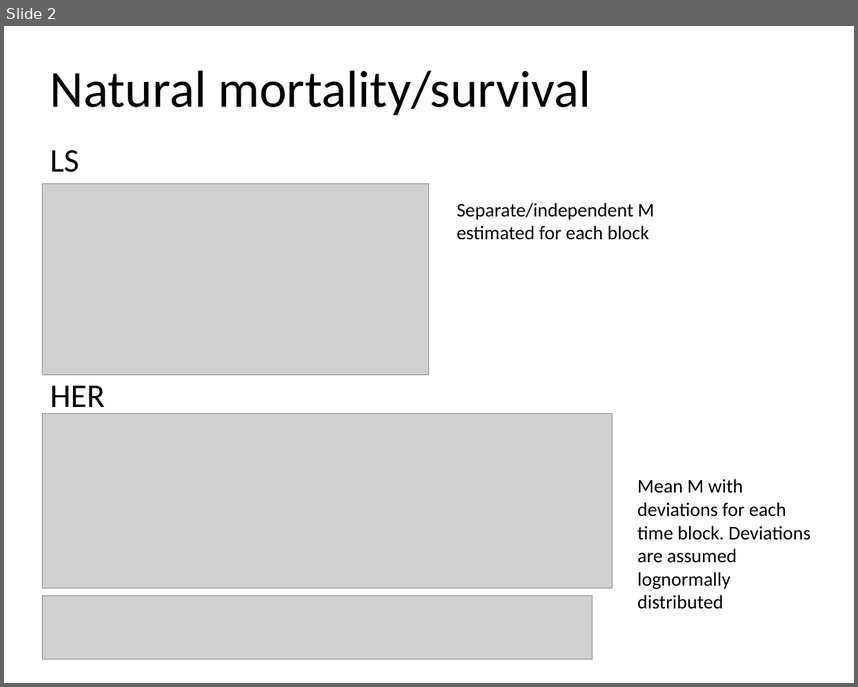
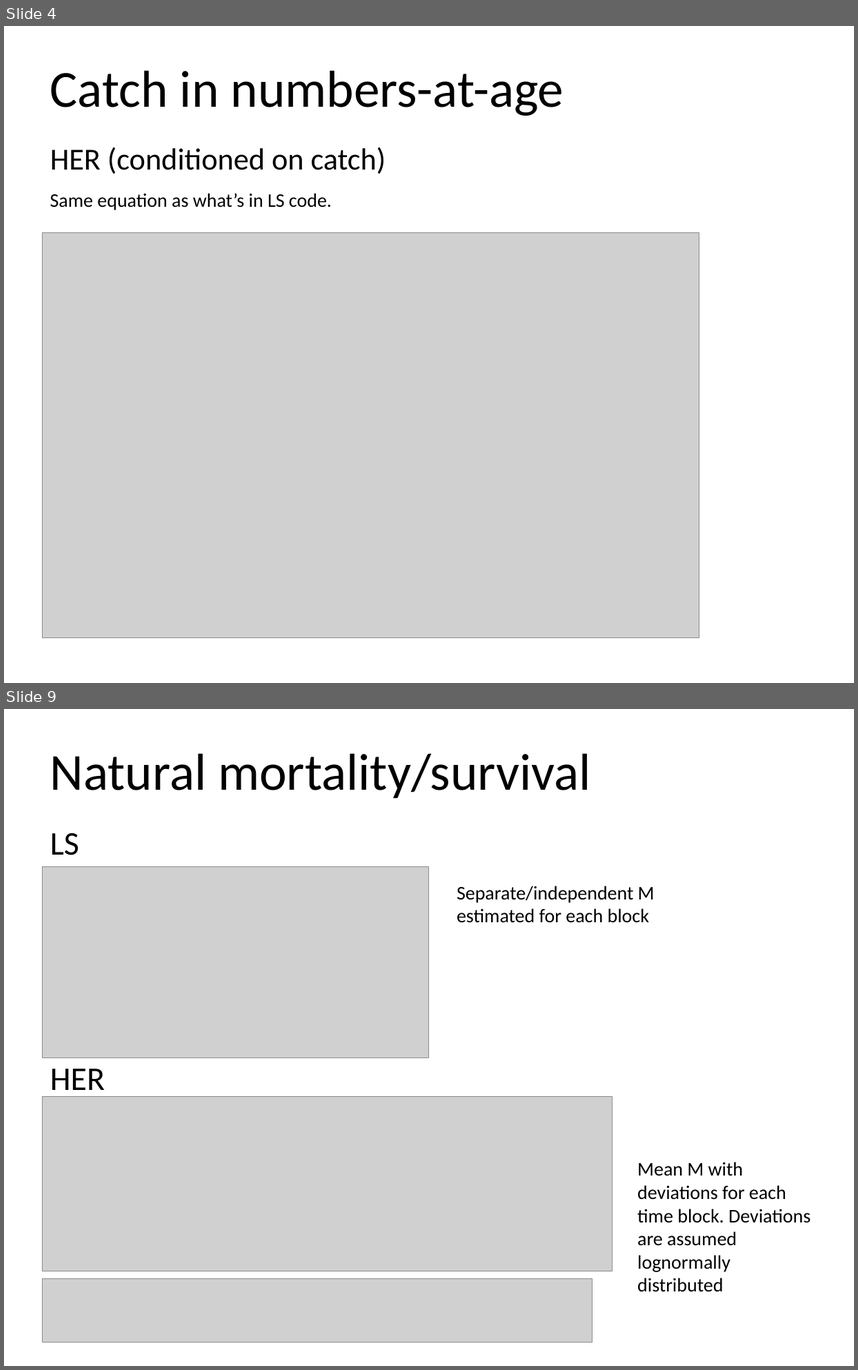
Before and after one commit to commfish/AlaskaHerring, a slide deck: technical_docs/popdy_her_ls.pptx. Shown one above the other, each under a label of ours: slide 2 before the commit, slides 4 and 9 after it; the slides between them are not shown. The pictures are 858x687 and 858x1370 pixels, drawn with LibreOffice and Linux fonts; fonts in the diff are those of the drawing; grey boxes stand for pictures. Boxes give left, top, right and bottom in pixels: in the first picture for what was removed or moved away, otherwise in the second. Text is boxed around its words. In the diff, an @@ line names an element or a change of style, - is before the commit and + after.

Commit message:
Fixed maturity to equal LS best estimates for both time blocks then changed catch/maturity assumption so that catch is 100% mature. Did not converge (Hessian not pos def)

```diff
--- a/technical_docs/popdy_her_ls.pptx
+++ b/technical_docs/popdy_her_ls.pptx
@@ slide 4 added at [4,26,854,683], background #FFFFFF @@
@@ title added at [50,70,564,116], 48.4 pt, text #000000 @@
+Catch in numbers-at-age
@@ text added at [50,147,386,174], 28.5 pt, text #000000 @@
+HER (conditioned on catch)
@@ text added at [50,193,332,210], 18 pt, text #000000 @@
+Same equation as what’s in LS code.
@@ picture added at [43,233,700,638] @@
@@ what was slide 2 is now slide 9 @@
```
Also in this commit, not shown: 1 slide changed, 6 other slides added, 1 slide removed, 7 other files.
